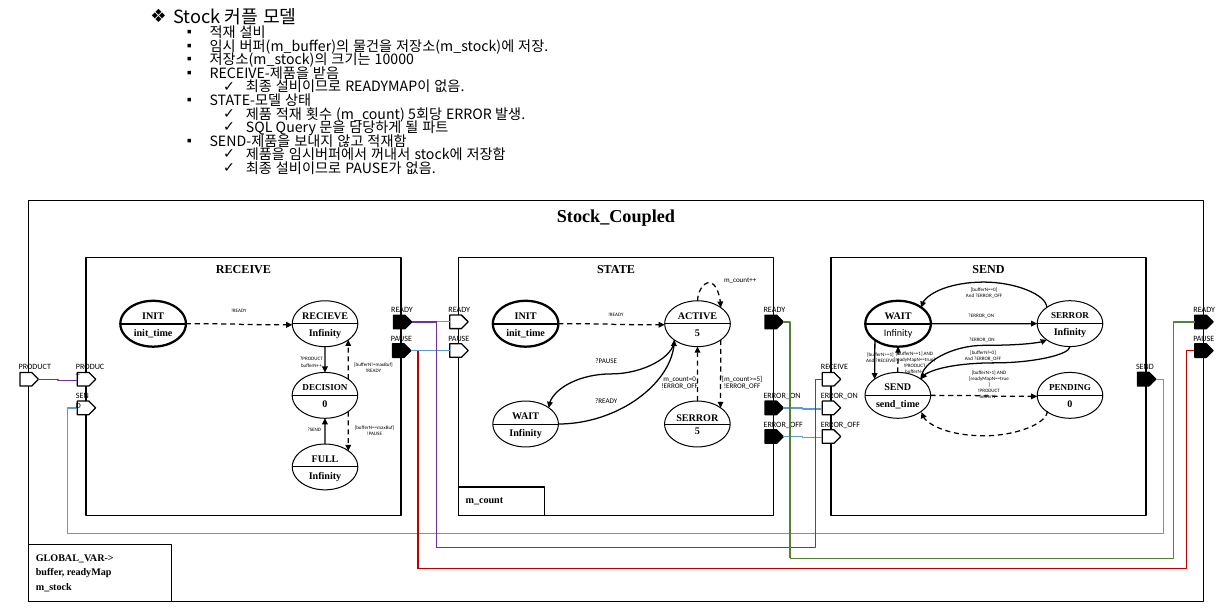
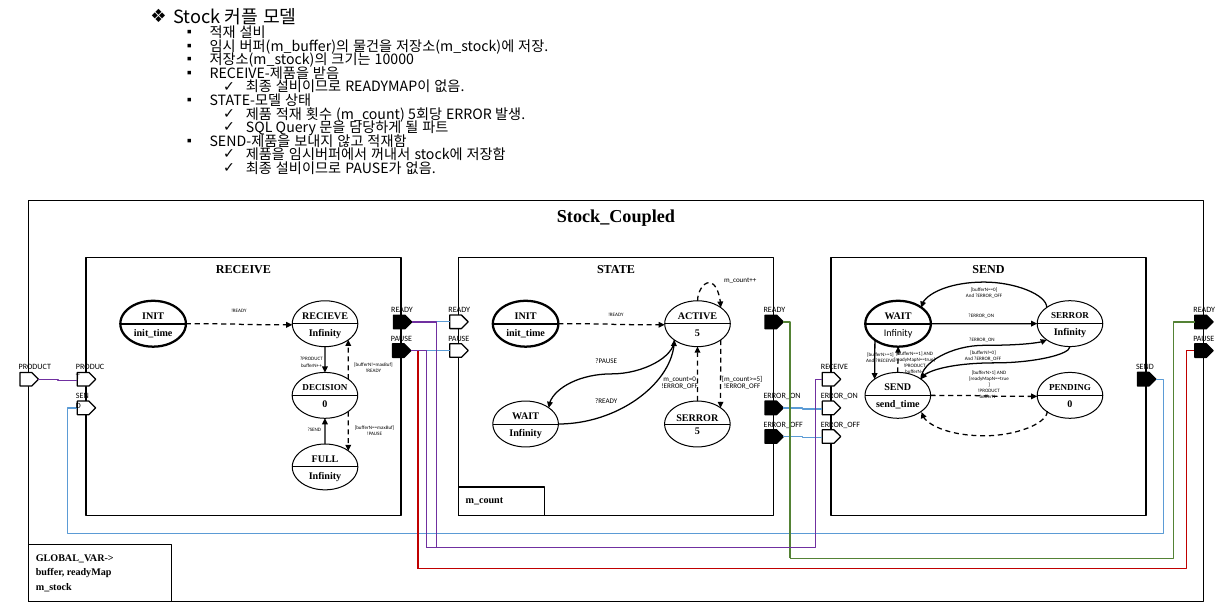
Before and after one commit to Tentailsahri/DT_FINAL_Project, a slide deck: slide 13 of 상태천이도.pptx. Drawn at 1232x616 pixels with LibreOffice and Linux fonts; fonts in the diff are those of the drawing. Boxes give left, top, right and bottom in pixels: in the first picture for what was removed or moved away, otherwise in the second. Text is boxed around its words. In the diff, an @@ line names an element or a change of style, - is before the commit and + after.

```diff
--- a/상태천이도.pptx
+++ b/상태천이도.pptx
@@ elbow line added from (426, 547) to (411, 351), #7030A0 1.25 pt @@
@@ elbow line added from (440, 547) to (426, 547), #7030A0 1.25 pt @@
```
Also in this commit, not shown: 4 other slides changed.
